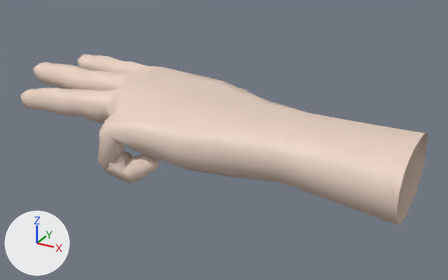
Two versions of the glTF model frontend/models/hand/left.glb, one commit apart.
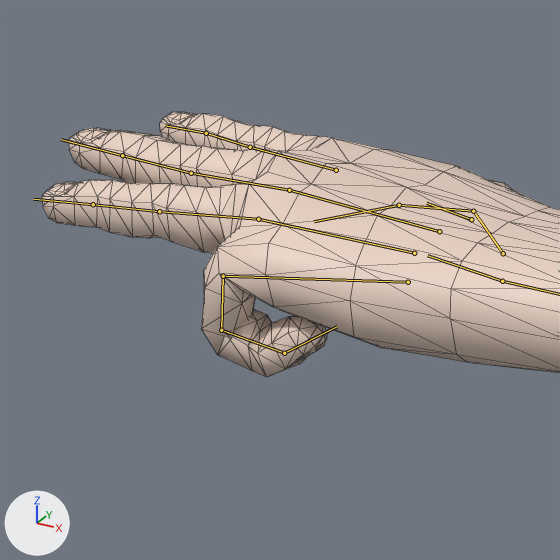
There are two pictures of each version: one whole from a 50 mm lens placed at (0.052, -0.294, 0.145), pointed at (-0.113, 0.007, -0.005), one close up on the part from 0% to 61% of the width and 0% to 97% of the height. Arrows for +X, +Y and +Z are at lower left; the lights stay in place. Both versions are drawn at frame 114 of the action 'Action'; the numbers are the values there. The bones that bend it are drawn over the model as lines in the close-ups. The close-ups show mesh edges as thin lines.
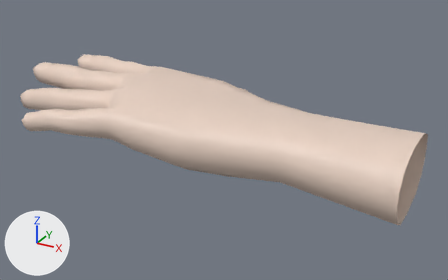
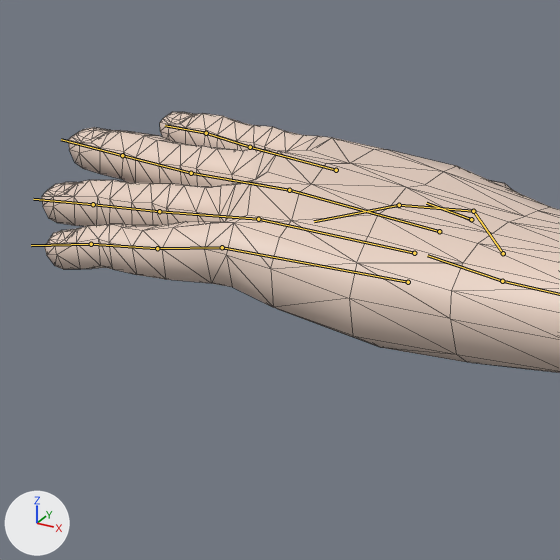
Boxes [x1, y1, x2, y2] around the edits, measured in the close-ups (560 x 560 px):
'Cube.005', posed: before [42, 112, 560, 377]; after [42, 112, 560, 373]
bone 'palm.04.L', root to tip: before (408, 282) to (223, 276); after (408, 282) to (222, 247)
bone 'finger_pinky.01.L', root to tip: before (223, 276) to (221, 330); after (222, 247) to (157, 248)
bone 'finger_pinky.02.L', root to tip: before (221, 330) to (284, 353); after (157, 248) to (91, 244)
bone 'finger_pinky.03.L', root to tip: before (284, 353) to (337, 326); after (91, 244) to (31, 245)

The edits, one by one:
Bone 'palm.04.L' (bone_palm_04_l) turns from (9, 0, 0) to (0, 0, 0) degrees about its own x, y and z.
Bone 'finger_pinky.01.L' (bone_finger_pinky_01_l) turns from (58, 13, -21) to (0, 0, 0) degrees about its own x, y and z.
Bone 'finger_pinky.02.L' (bone_finger_pinky_02_l) turns from (7, 8, -95) to (0, 0, 0) degrees about its own x, y and z.
Bone 'finger_pinky.03.L' (bone_finger_pinky_03_l) turns from (21, -1, -33) to (0, 0, 0) degrees about its own x, y and z.
